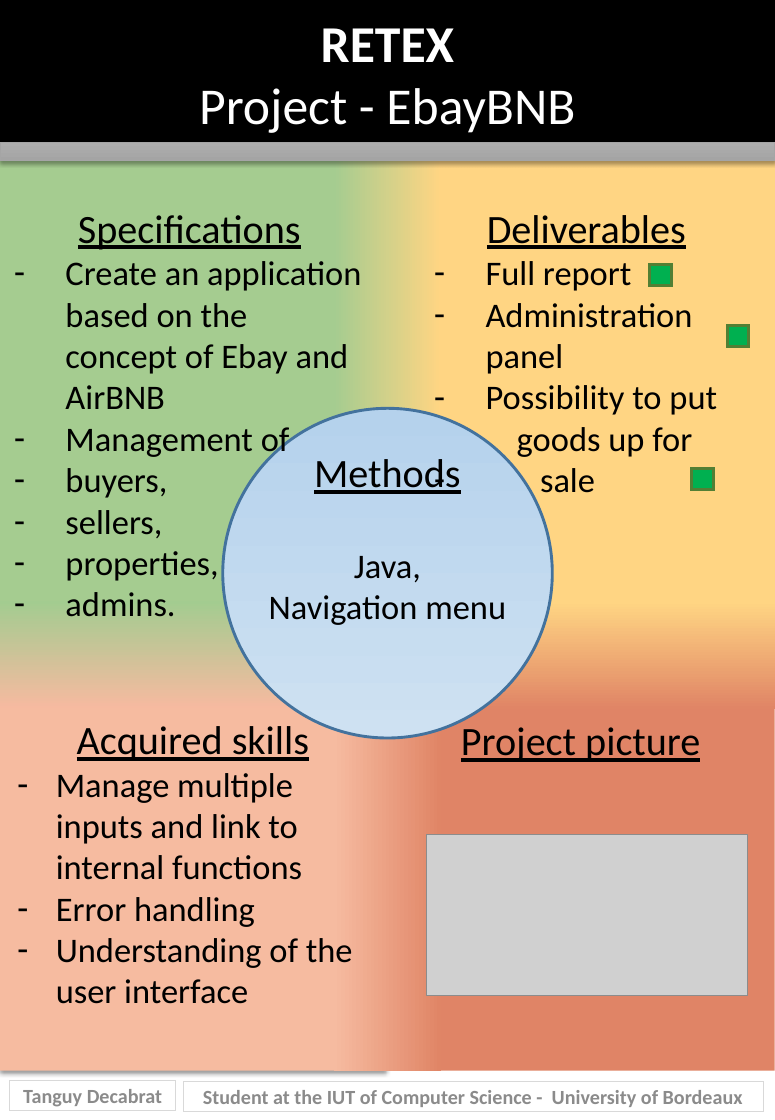
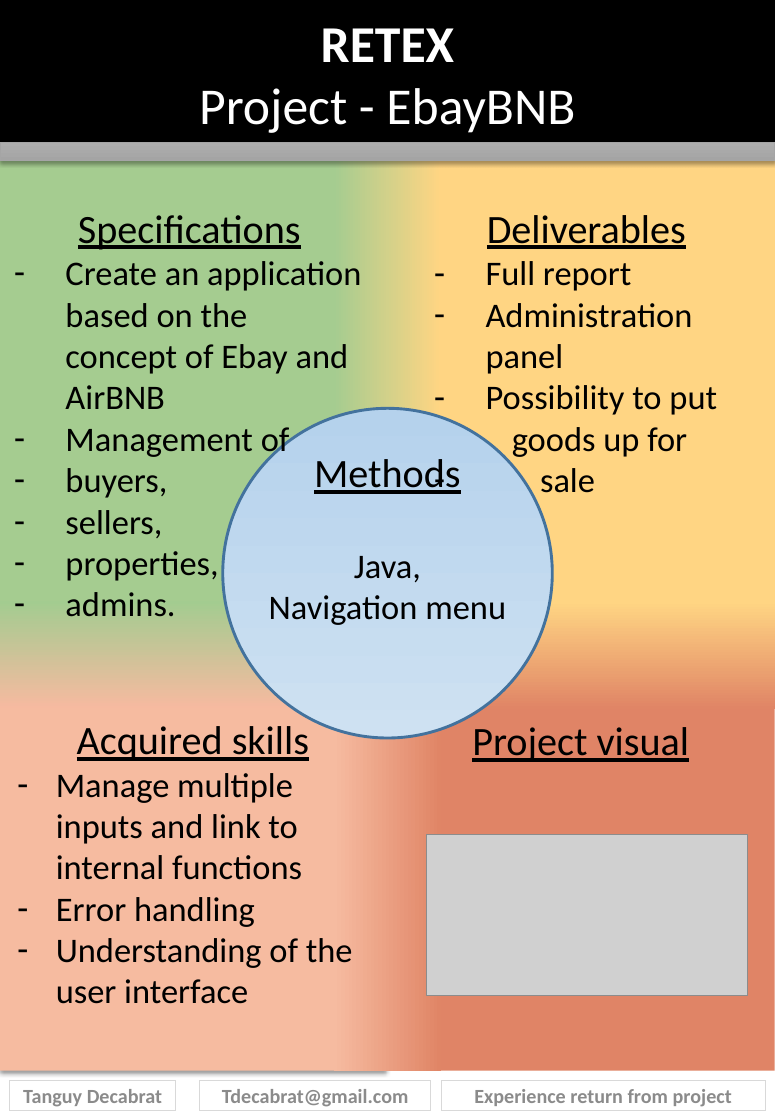
Before and after one commit to TDecabrat/TDecabrat.github.io, a slide deck: slide 21 of assets/Tanguy_Decabrat_S2C_RETEX_PONG.pptx (slide 20 before the commit). Drawn at 775x1120 pixels with LibreOffice and Linux fonts; fonts in the diff are those of the drawing; grey boxes stand for pictures. Boxes give left, top, right and bottom in pixels: in the first picture for what was removed or moved away, otherwise in the second. Text is boxed around its words. In the diff, an @@ line names an element or a change of style, - is before the commit and + after.

Commit message:
Updated all retexes, modified picture & removed all retex download option

```diff
--- a/assets/Tanguy_Decabrat_S2C_RETEX_PONG.pptx
+++ b/assets/Tanguy_Decabrat_S2C_RETEX_PONG.pptx
@@ rectangle removed at bbox=[650, 265, 672, 285] @@
@@ rectangle removed at bbox=[727, 326, 749, 346] @@
@@ text at bbox=[486, 385, 717, 457]: text changed @@
-– Possibility to put goods up for
+– Possibility to put
+goods up for
@@ rectangle removed at bbox=[691, 468, 713, 489] @@
@@ text at bbox=[472, 727, 690, 762]: text changed @@
-Project picture
+Project visual
@@ rectangle removed at bbox=[183, 1081, 763, 1111] @@
-Student at the IUT of Computer Science - University of Bordeaux
@@ rectangle added at bbox=[199, 1080, 431, 1110], outline #D9D9D9 0 pt, 14 pt, text #8B8B8B, bold @@
+Tdecabrat@gmail.com
@@ rectangle added at bbox=[441, 1080, 766, 1110], outline #D9D9D9 0 pt, 14 pt, text #8B8B8B, bold @@
+Experience return from project
```
Also in this commit, not shown: 25 other slides changed, 2 slides added, 36 other files.
